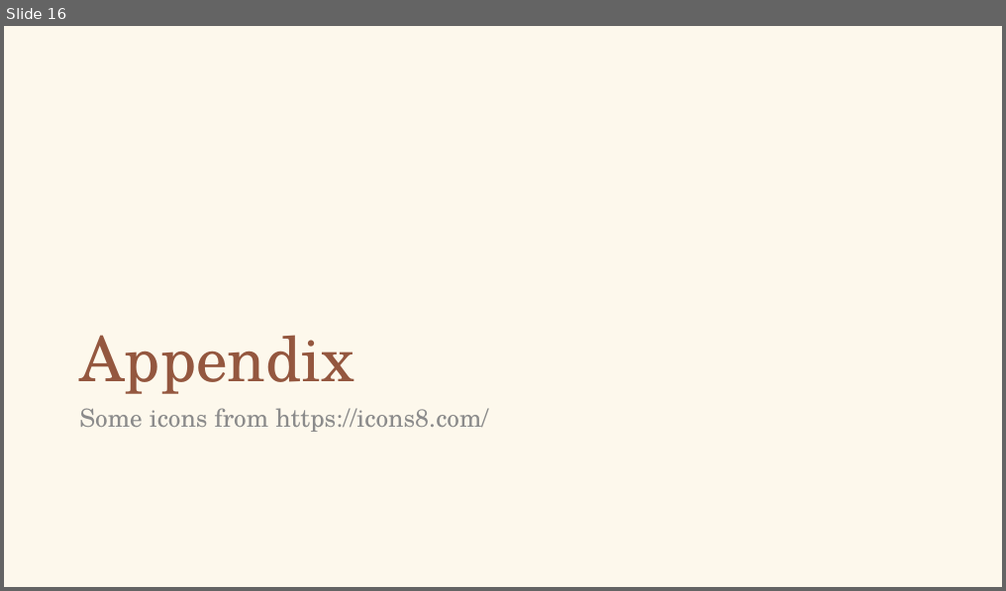
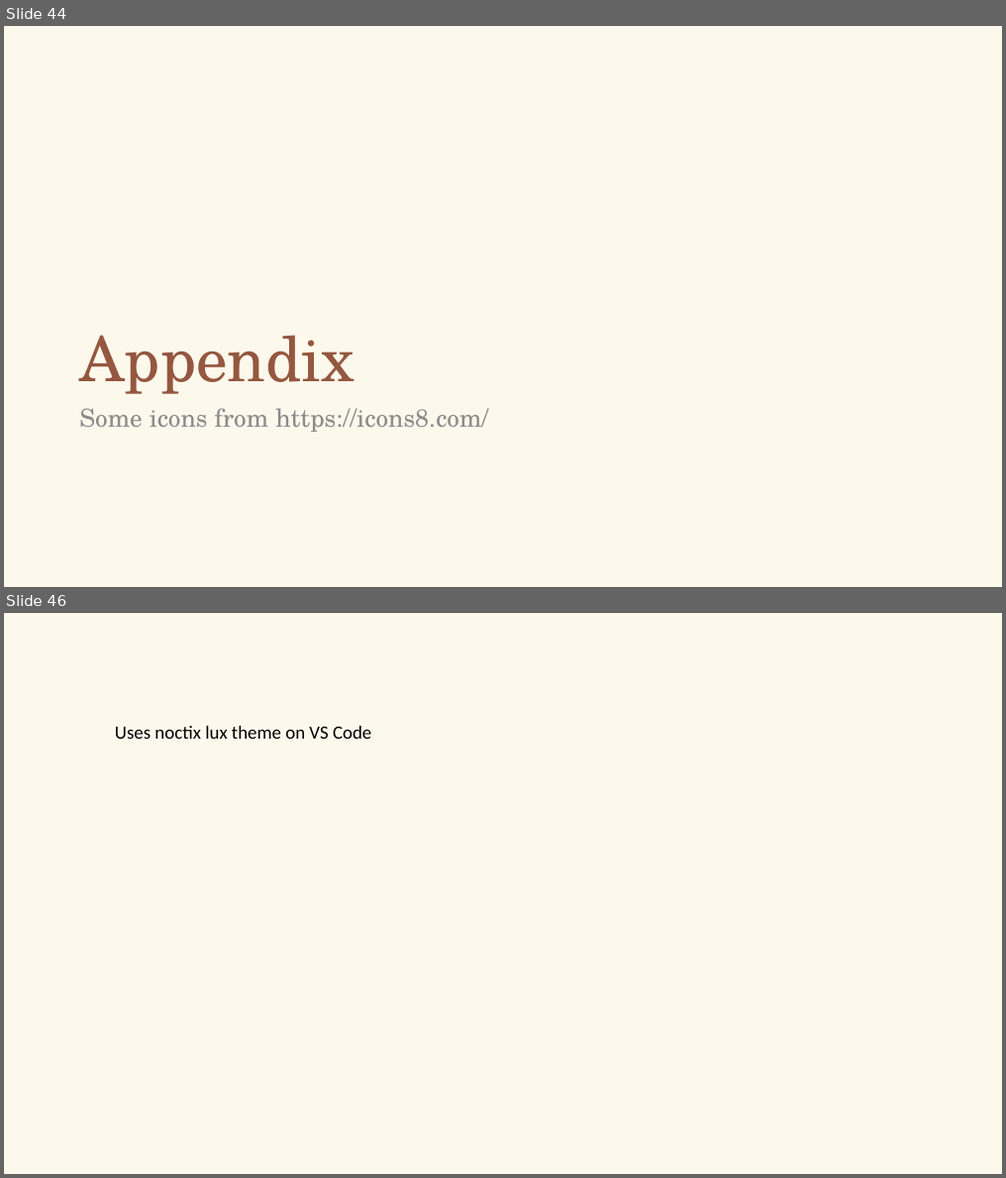
Before and after one commit to falconair/ProgrammingForAnalytics, a slide deck: lectures/080_env_pkg_management/Python environment and package management.pptx. Shown one above the other, each under a label of ours: slide 16 before the commit, slides 44 and 46 after it; the slides between them are not shown. The pictures are 1006x591 and 1006x1178 pixels, drawn with LibreOffice and Linux fonts; fonts in the diff are those of the drawing. Boxes give left, top, right and bottom in pixels: in the first picture for what was removed or moved away, otherwise in the second. Text is boxed around its words. In the diff, an @@ line names an element or a change of style, - is before the commit and + after.

```diff
--- a/lectures/080_env_pkg_management/Python environment and package management.pptx
+++ b/lectures/080_env_pkg_management/Python environment and package management.pptx
@@ slide 46 added at bbox=[4, 613, 1002, 1174], background #FDF8EC @@
@@ text added at bbox=[115, 726, 371, 739], 18 pt, text #000000 @@
+Uses noctix lux theme on VS Code
@@ what was slide 16 is now slide 44 @@
```
Also in this commit, not shown: 5 slides changed, 29 other slides added.
